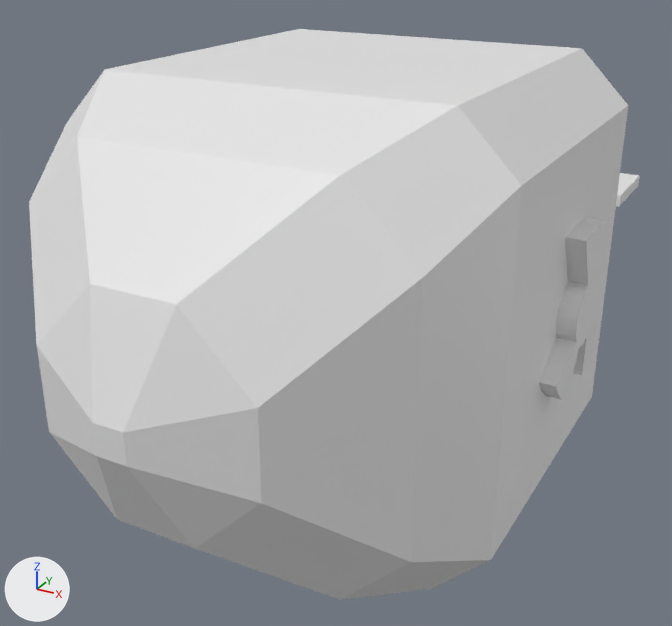
Two versions of the Blender file Assets/Blender Files/nuke.blend, one commit apart.
Before and after are seen from a camera (50 mm lens) standing at (1.9, -3.67, 2.77) and looking at (-0.15, 0.06, 0.91). The lights are fixed; the arrows at lower left show +X, +Y and +Z.
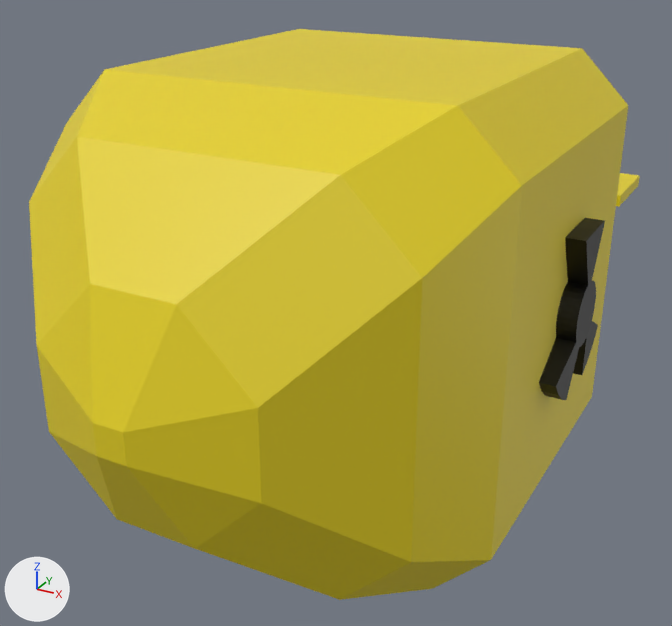
Changed parts and their boxes (x1, y1, x2, y2) in the pictures (672 x 626 px):
```json
{"part": 1, "of": "me_cube_001", "change": "recoloured", "before": [539, 218, 605, 400], "after": [539, 218, 605, 400]}
{"part": 2, "of": "me_cube_001", "change": "recoloured", "before": [104, 29, 640, 559], "after": [104, 29, 640, 559], "on screen": "white to yellow"}
{"part": 3, "of": "me_cube_001", "change": "recoloured", "before": [29, 70, 522, 600], "after": [29, 70, 522, 600], "on screen": "white to yellow"}
```

Scene script edits in JSON lines:
```json
{"op": "add", "block": "mat_symbolmat", "code": ["mat_symbolmat = principled_material('SymbolMat')", "mat_symbolmat.base_color = (0.0, 0.0, 0.0)  # black #000000"]}
{"op": "add", "block": "mat_bodymat", "code": ["mat_bodymat = principled_material('BodyMat')", "mat_bodymat.base_color = (0.8, 0.646, 0.0105)  # yellow #e7d21a"]}
{"block": "me_cube_001", "where": "me_cube_001.from_pydata(...)  # 162 vertices, 134 faces; spans x -1.0..1.09, y -1.74..2.31, z -1.0..1.0"}
{"block": "me_cube_001", "where": "# used by ob_cube; location = (0.0, 0.0, 1.164)"}
{"block": "me_cube_001", "change": "me_cube_001 part 1: 56 of the faces centred in x 0.9..1.09, y -0.29..0.31, z -0.32..0.39 switch from no material to mat_symbolmat (black #000000)"}
{"block": "me_cube_001", "change": "me_cube_001 part 2: 53 of the faces centred in x -1.0..1.0, y 0.0..2.31, z -1.0..1.0 switch from no material to mat_bodymat (yellow #e7d21a)"}
{"block": "me_cube_001", "change": "me_cube_001 part 3: 25 of the faces centred in x -0.92..0.92, y -1.74..-0.97, z -0.92..0.92 switch from no material to mat_bodymat (yellow #e7d21a)"}
```
